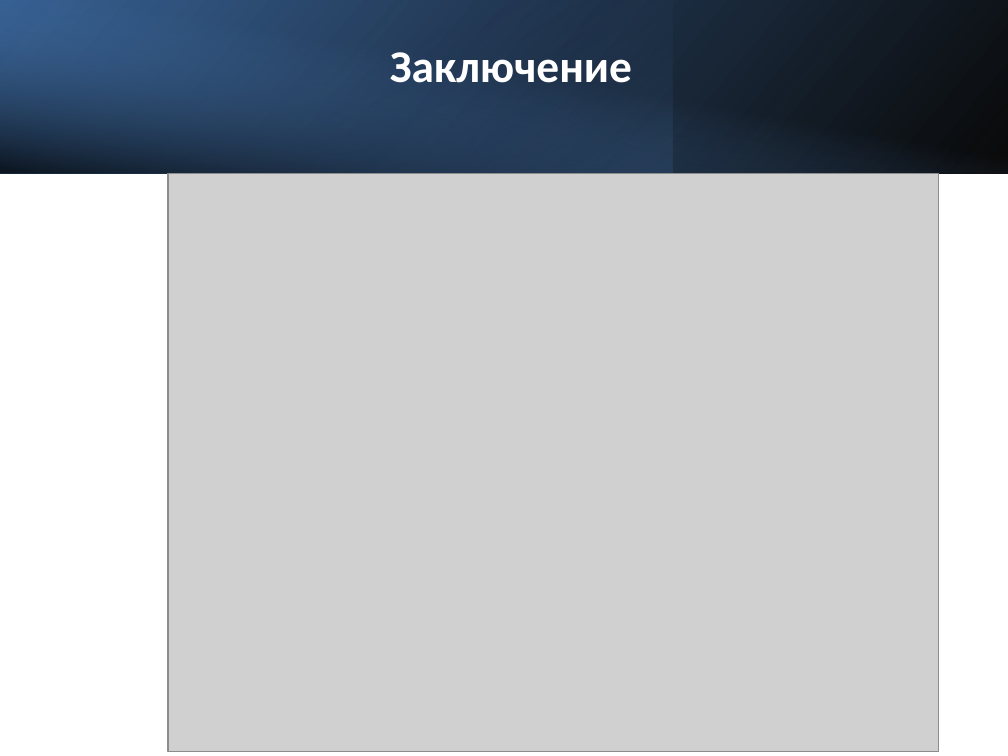
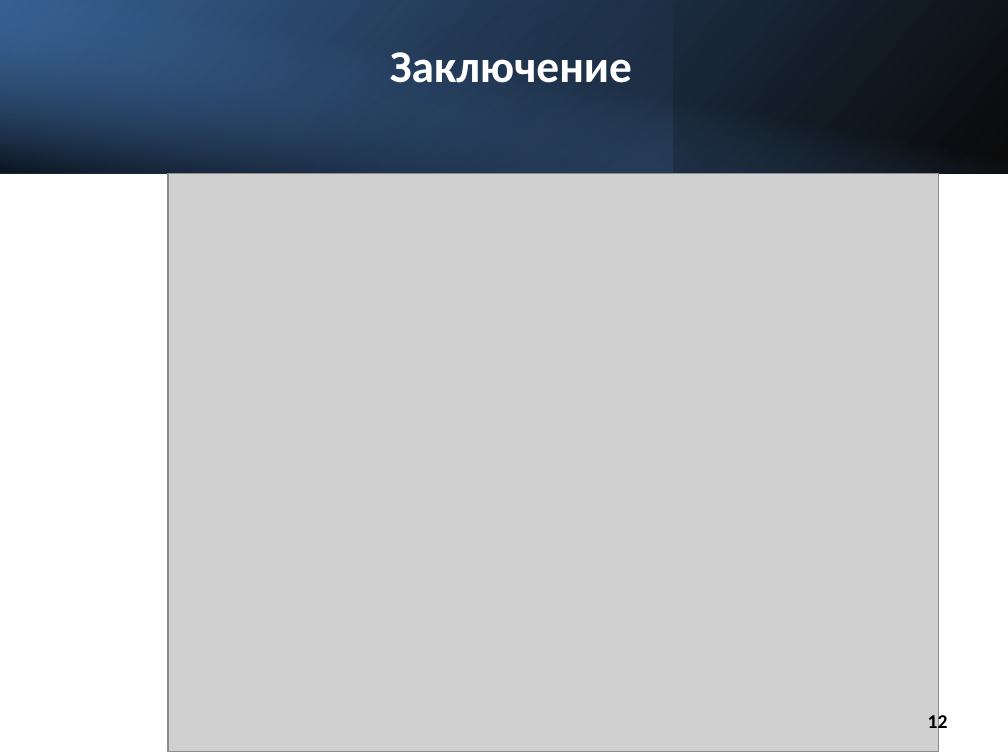
Before and after one commit to buigbvns/diplom, a slide deck: slide 12 of презентации/мобильная платформа.pptx (slide 11 before the commit). Drawn at 1008x756 pixels with LibreOffice and Linux fonts; fonts in the diff are those of the drawing; grey boxes stand for pictures. Boxes give left, top, right and bottom in pixels: in the first picture for what was removed or moved away, otherwise in the second. Text is boxed around its words. In the diff, an @@ line names an element or a change of style, - is before the commit and + after.

```diff
--- a/презентации/мобильная платформа.pptx
+++ b/презентации/мобильная платформа.pptx
@@ page number added at <box>928,712,948,734</box>, 14 pt, text #000000, bold @@
+12
```
Also in this commit, not shown: 9 other slides changed, 1 slide added, 1 slide removed, 3 other files.
